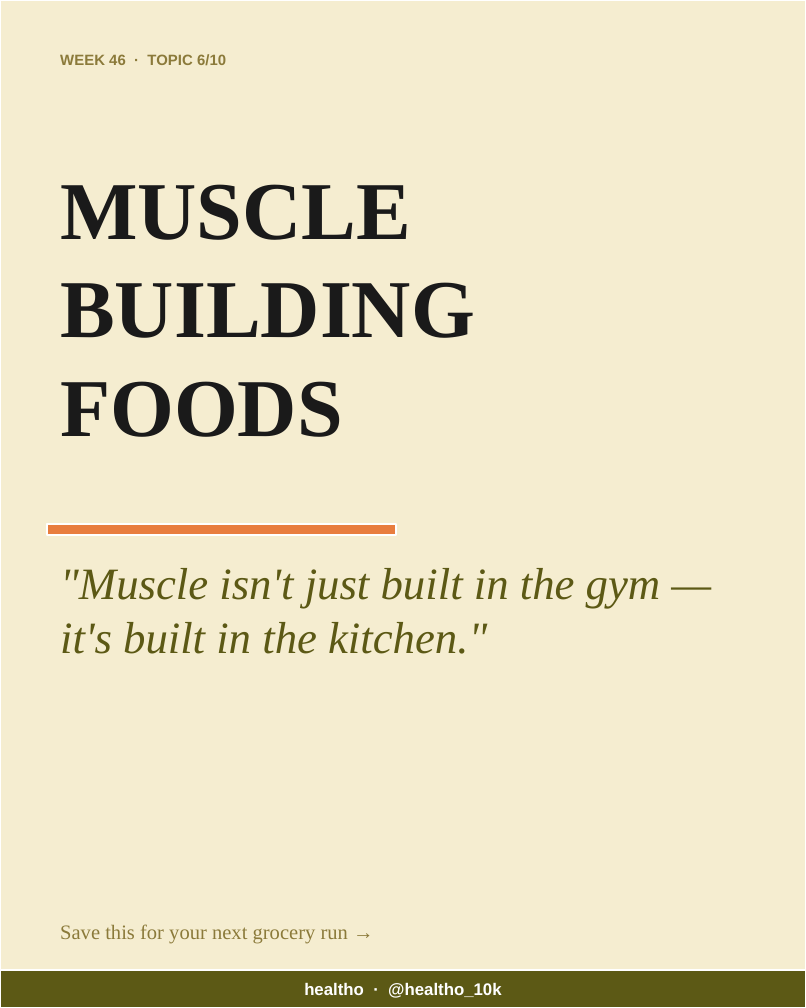
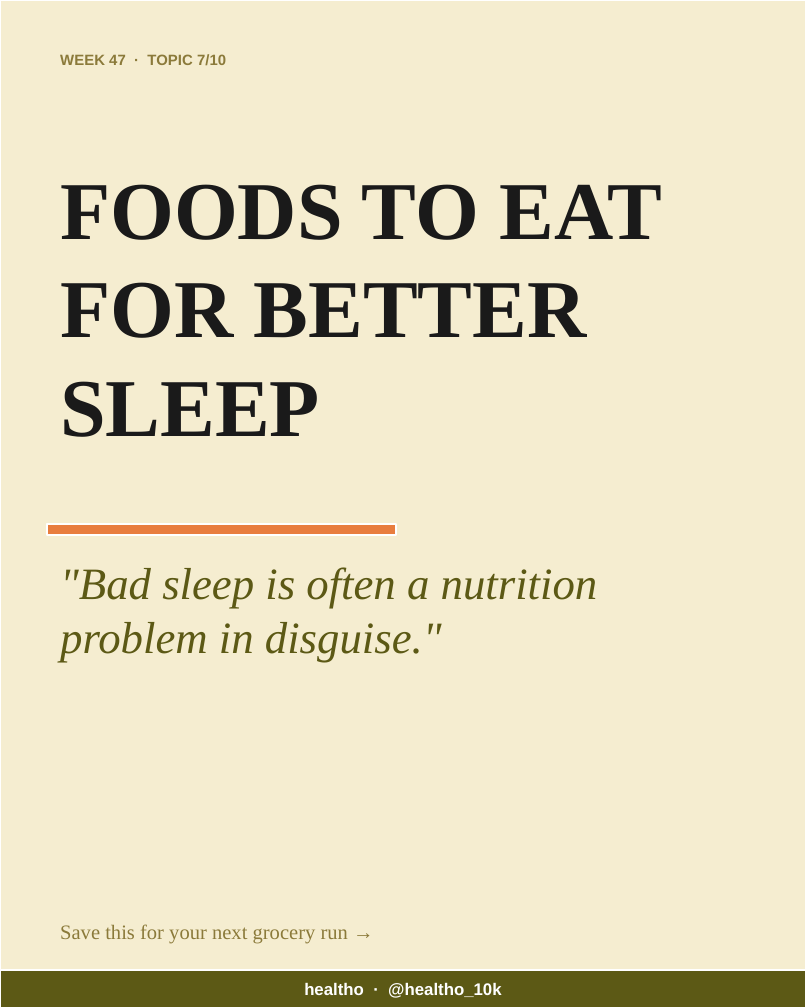
Before and after one commit to healtho-app/healtho, a slide deck: slide 1 of automation/output/latest-carousel.pptx. Drawn at 806x1008 pixels with LibreOffice and Linux fonts; fonts in the diff are those of the drawing. Boxes give left, top, right and bottom in pixels: in the first picture for what was removed or moved away, otherwise in the second. Text is boxed around its words. In the diff, an @@ line names an element or a change of style, - is before the commit and + after.

```diff
--- a/automation/output/latest-carousel.pptx
+++ b/automation/output/latest-carousel.pptx
@@ text at [60, 54, 226, 66]: text changed @@
-WEEK 46 · TOPIC 6/10
+WEEK 47 · TOPIC 7/10
@@ text at [60, 184, 662, 437]: text changed @@
-MUSCLE BUILDING FOODS
+FOODS TO EAT FOR BETTER SLEEP
@@ text at [60, 567, 598, 663]: text changed @@
-"Muscle isn't just built in the gym — it's built in the kitchen."
+"Bad sleep is often a nutrition problem in disguise."
```
Also in this commit, not shown: 4 other slides changed, 5 other files.
